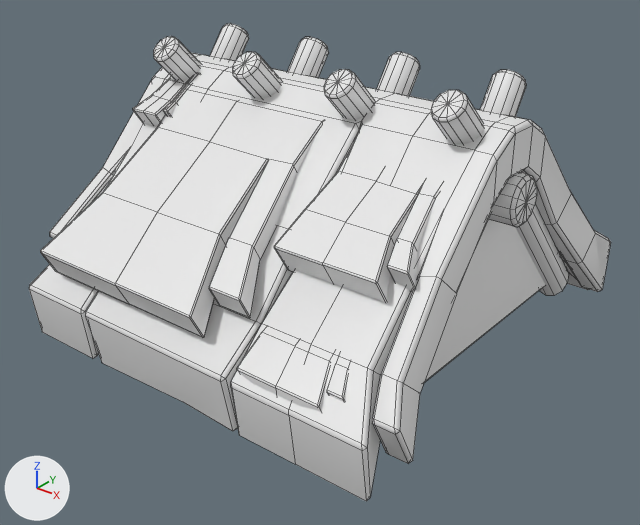
The FBX model Assets/PackageAsset/Honda 1/Clay/SM_Clay_Roof_04.fbx, before and after one commit.
Rendered twice from a camera (50 mm lens) standing at (1.164, -1.502, 3.971) and looking at (0.03, -0.084, 3.092). Lighting does not change. The marker at lower left points along +X, +Y and +Z. Mesh edges are drawn as thin lines. Where no turn or scale is listed for an object, it has been applied to the vertices.

The first picture shows 'SM_Clay_Roof_04'.
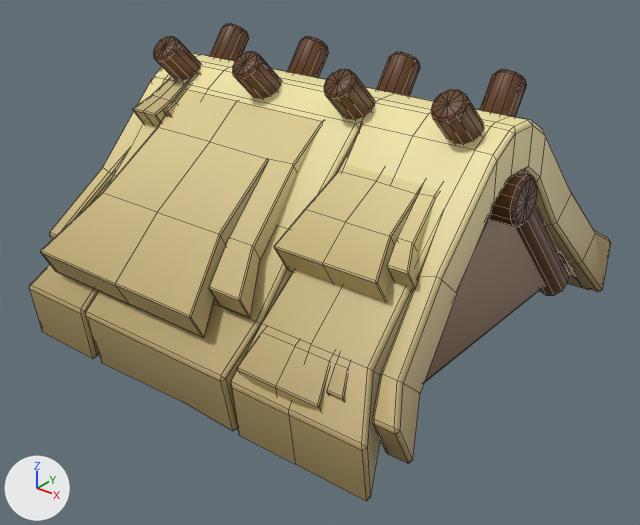
Location of each change, [x1, y1, x2, y2] in pixels of the pictures (640 x 525 px):
'SM_Clay_Roof_04', surface changed (white to beige)
    both: [29, 24, 611, 501]

The change, as a diff of the scene's bpy script:
```diff
--- a/Assets/PackageAsset/Honda 1/Clay/SM_Clay_Roof_04.fbx.py
+++ b/Assets/PackageAsset/Honda 1/Clay/SM_Clay_Roof_04.fbx.py
@@ img_t_all_01_png @@
+img_t_all_01_png = load_image('T_All_01.png', '../T_All_01.png', 2048, 2048, 'sRGB')
@@ mat_mi_clay_01 @@
 mat_mi_clay_01 = principled_material('MI_Clay_01')
-mat_mi_clay_01.base_color = (0.8, 0.8, 0.8)  # white #e7e7e7
+mat_mi_clay_01.texture = img_t_all_01_png
```
